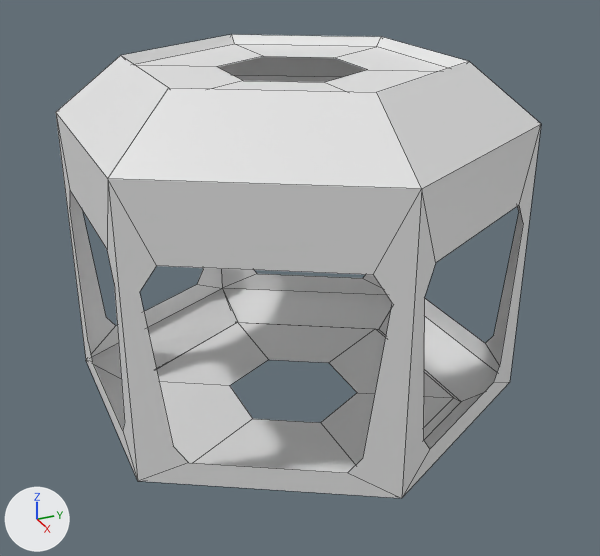
The Blender file Assets/Models/Modul_Modul_Klein.blend as it was, and as the next commit left it.
Camera for both pictures: a 50 mm camera at (15.47, -6.78, 10.1) aimed at (0.34, 0.03, 2.53). Lighting does not change. The marker at lower left points along +X, +Y and +Z. Mesh edges are drawn as thin lines.

Objects in the first picture: 'ModulKlein'.
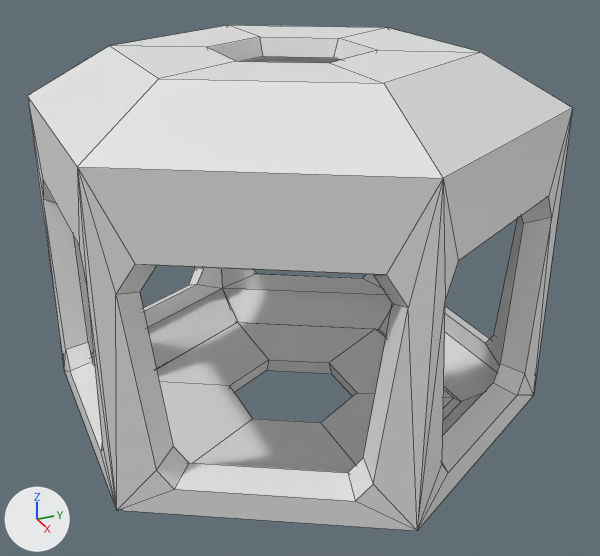
Changed parts and their boxes [x1, y1, x2, y2] in the pictures (600 x 556 px):
'ModulKlein', reshaped (13% wider, 9% taller)
    before: [56, 34, 541, 498]
    after: [27, 25, 573, 531]
part 1 of me_circle_039, added
    after: [27, 25, 573, 531]

The change, as a diff of the scene's bpy script:
```diff
--- a/Assets/Models/Modul_Modul_Klein.blend.py
+++ b/Assets/Models/Modul_Modul_Klein.blend.py
@@ me_circle_039 @@
 # used by ob_modulklein; location = (0.0, 0.0, 0.0); rotation_euler = (0.0, 0.0, 0.524), in degrees (0, 0, 30)
-me_circle_039.from_pydata(...)  # 96 vertices, 60 faces; spans x -4.33..4.33, y -5.0..5.0, z -0.6..7.2
+me_circle_039.from_pydata(...)  # 180 vertices, 204 faces; spans x -4.83..4.83, y -5.57..5.57, z -1.0..7.38
+# me_circle_039 part 1
+# 78 vertices are added at x -4.83..4.83, y -5.57..5.57, z -1.0..7.38
+# 6 new vertices lie (0.0, 0.0, 6.64) away from vertices in x -4.82..4.82, y -5.57..5.57, z -0.31
+# 144 new faces join them
```
